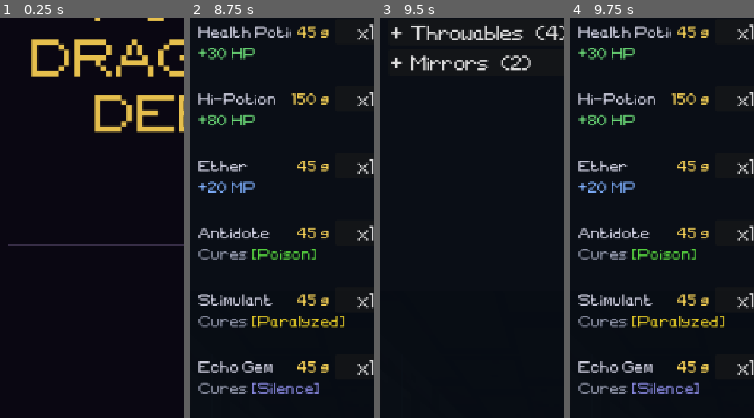
Above: before the commit, frames 1-4 (left to right).
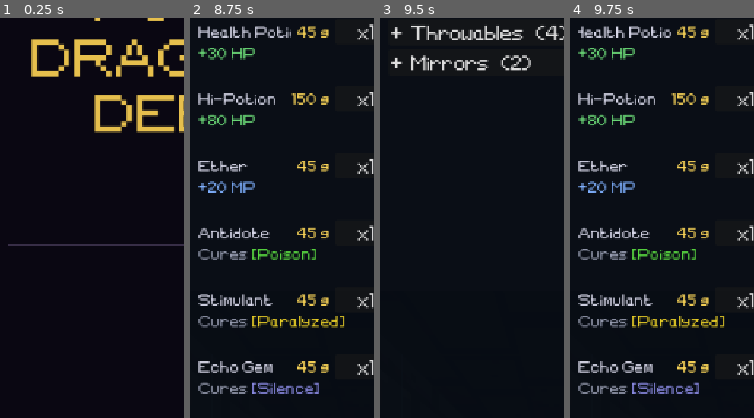
Above: after the commit, the same moments.

Repository: tausiftt5238/four-dragons-deep
Game: Godot game, scene res://scenes/title.tscn
Same seed, same stepped clock (60 frames per second), same inputs: the game is played once before the commit and once after it.
Inputs (mouse positions are % of the whole screen's width and height, from its top left):
- Up to frame 1 (0.25 s): no input
- Up to frame 2 (8.75 s): click "NEW GAME" at 0.5 s; click "NEW GAME" at 1.25 s; click "Skip" at 2 s; tap Enter at 2.75 s; move the mouse to (45, 70) at 2.77 s; hold W (ui_up) 2.78-3.5 s; hold X (no) 2.78-3.5 s; click (45, 70) at 2.92 s; tap Z (ui_accept) at 3.02 s; click "Rest" at 3.5 s; click "Recruit" at 4.25 s; click "Sell" at 5 s; click "- Monsters (1)" at 5.75 s; click "+ Monsters (1)" at 6.5 s; click "Sell" at 7.25 s; click "Supplies" at 8 s
- Up to frame 3 (9.5 s): click "- Recovery (6)" at 8.75 s
- Up to frame 4 (9.75 s): click "+ Recovery (6)" at 9.5 s
The pictures show only the part of the screen within x 1-51%, y 10-60%; the shares and areas given below are measured in that part.

Frames 1-3 are identical in both runs. In frame 4, 1.1% of the frame differs, in the area x 4-55%, y 2-5%.

Commit message:
Long names scroll everywhere they are shown; the PC fight never loses its cursor
The dungeon's party cards, the status and equipment screens, every list's
line titles and both fights' window titles cut a long name off; they scroll
like a banner now (MarqueeLabel), as the PC fight's own names already did.

A talk locks its choices while the reaction plays and builds the next
round's afresh, and nothing put the cursor back on them. The PC fight now
puts it on the first line that can be chosen whenever it is nowhere, or on
something greyed or hidden.

Co-Authored-By: Claude Opus 5.5 <noreply@anthropic.com>
Claude-Session: https://claude.ai/code/session_01XmT6KBpVQdMo7RAVghnEp7

Diff:
--- a/scripts/ui/combat_scene_portable.gd
+++ b/scripts/ui/combat_scene_portable.gd
@@ -449,13 +449,11 @@
 	# No "X's turn" banner: whoever is acting already steps forward with the
 	# caret over them, and a long name ("Skeleton Archer's turn") next to a long
 	# title pushed the header, and the whole battle with it, off the right edge.
-	# The title takes the rest of the row and trims itself instead of growing.
-	_right_title = Label.new()
+	# The title takes the rest of the row and scrolls a long line instead of growing.
+	_right_title = MarqueeLabel.new()
 	_right_title.text = "\u2014"
 	_right_title.horizontal_alignment = HORIZONTAL_ALIGNMENT_RIGHT
 	_right_title.size_flags_horizontal = Control.SIZE_EXPAND_FILL
-	_right_title.clip_text = true
-	_right_title.text_overrun_behavior = TextServer.OVERRUN_TRIM_ELLIPSIS
 	_right_title.add_theme_color_override("font_color", Color(0.50, 0.50, 0.55))
 	header.add_child(_right_title)
 
--- a/scripts/ui/combat_scene_steam.gd
+++ b/scripts/ui/combat_scene_steam.gd
@@ -754,8 +754,7 @@
 		header.add_child(back)
 	else:
 		col.tree_exiting.connect(back.queue_free)
-	var title: Label = Label.new()
-	title.clip_text = true
+	var title: Label = MarqueeLabel.new()
 	title.size_flags_horizontal = Control.SIZE_EXPAND_FILL
 	title.add_theme_font_size_override("font_size", 14)
 	header.add_child(title)
@@ -805,6 +804,27 @@
 func _process(_delta: float) -> void:
 	if _stack_win != null and _stack_win.visible:
 		(_stack_list["header"] as Control).visible = (_stack_list["title"] as Label).text != ""
+	_keep_cursor()
+
+
+# The cursor is never lost while there is something to choose. A list that is
+# locked while its answer plays out and then rebuilt (a talk's next round, a
+# bribe's next offer) left it on a button that was gone, and only a click got
+# it back. Whenever it is nowhere, or on something greyed or hidden in this
+# fight, it goes to the first line that can be chosen. Focus some other window
+# has (the results, a level-up) is left alone.
+func _keep_cursor() -> void:
+	if finished:
+		return
+	var owner_now: Control = get_viewport().gui_get_focus_owner()
+	if owner_now != null:
+		if not is_ancestor_of(owner_now):
+			return
+		var usable: bool = owner_now.is_visible_in_tree() \
+				and not (owner_now is BaseButton and (owner_now as BaseButton).disabled)
+		if usable:
+			return
+	_focus_list()
 
 
 func _close_stack() -> void:
--- a/scripts/ui/explore_hud.gd
+++ b/scripts/ui/explore_hud.gd
@@ -431,11 +431,13 @@
 	names.add_theme_constant_override("separation", -2)
 	names.size_flags_horizontal = Control.SIZE_EXPAND_FILL
 	top.add_child(names)
-	var name_lbl: Label = _label(m.display_name() if m.has_method("display_name") else "Hero",
-			TEXT, GOLD if is_hero else PALE)
-	if is_hero:
-		name_lbl.text = "Hero"
-	name_lbl.clip_text = true
+	# A long name (Baby Green Dragon) scrolls like a banner rather than being cut.
+	var name_lbl: Label = MarqueeLabel.new()
+	name_lbl.text = "Hero" if is_hero else (m.display_name() if m.has_method("display_name") else "")
+	name_lbl.add_theme_font_size_override("font_size", TEXT)
+	name_lbl.add_theme_color_override("font_color", GOLD if is_hero else PALE)
+	name_lbl.vertical_alignment = VERTICAL_ALIGNMENT_CENTER
+	name_lbl.mouse_filter = Control.MOUSE_FILTER_IGNORE
 	names.add_child(name_lbl)
 	# No ailment marks: a fight's ailments end with the fight.
 	var lv: Label = _label("", SMALL, DIM)
--- a/scripts/ui/menu_tab_equipment.gd
+++ b/scripts/ui/menu_tab_equipment.gd
@@ -122,9 +122,8 @@
 	slot_lbl.add_theme_color_override("font_color", Color(0.70, 0.65, 0.50))
 	head.add_child(slot_lbl)
 
-	var name_lbl: Label = Label.new()
+	var name_lbl: Label = MarqueeLabel.new()
 	name_lbl.size_flags_horizontal = Control.SIZE_EXPAND_FILL
-	name_lbl.clip_text = true
 	if worn.is_empty():
 		name_lbl.text = "(empty)"
 		name_lbl.add_theme_color_override("font_color", Color(0.50, 0.50, 0.56))
--- a/scripts/ui/menu_tab_stats.gd
+++ b/scripts/ui/menu_tab_stats.gd
@@ -149,9 +149,8 @@
 	names.size_flags_vertical = Control.SIZE_SHRINK_CENTER
 	names.add_theme_constant_override("separation", 0)
 	row.add_child(names)
-	var name_lbl: Label = Label.new()
+	var name_lbl: Label = MarqueeLabel.new()
 	name_lbl.text = title
-	name_lbl.clip_text = true
 	name_lbl.add_theme_color_override("font_color", color)
 	names.add_child(name_lbl)
 	var lv_lbl: Label = Label.new()
@@ -223,10 +222,8 @@
 		lines.append(p.equipped_accessories[i].get("name", "") as String
 				if i < p.equipped_accessories.size() else "No trinket")
 	for text: String in lines:
-		var l: Label = Label.new()
+		var l: Label = MarqueeLabel.new()
 		l.text = text
-		l.clip_text = true
-		l.text_overrun_behavior = TextServer.OVERRUN_TRIM_ELLIPSIS
 		if text.begins_with("No "):
 			l.add_theme_color_override("font_color", Color(0.55, 0.55, 0.62))
 		col.add_child(l)
--- a/scripts/ui/slot_list.gd
+++ b/scripts/ui/slot_list.gd
@@ -122,11 +122,10 @@
 	head.add_theme_constant_override("separation", 8)
 	col.add_child(head)
 
-	var name_lbl: Label = Label.new()
+	var name_lbl: Label = MarqueeLabel.new()
 	name_lbl.text = title
 	name_lbl.size_flags_horizontal = Control.SIZE_EXPAND_FILL
 	name_lbl.size_flags_vertical = Control.SIZE_SHRINK_CENTER
-	name_lbl.clip_text = true
 	name_lbl.add_theme_color_override("font_color", title_color)
 	head.add_child(name_lbl)
 
